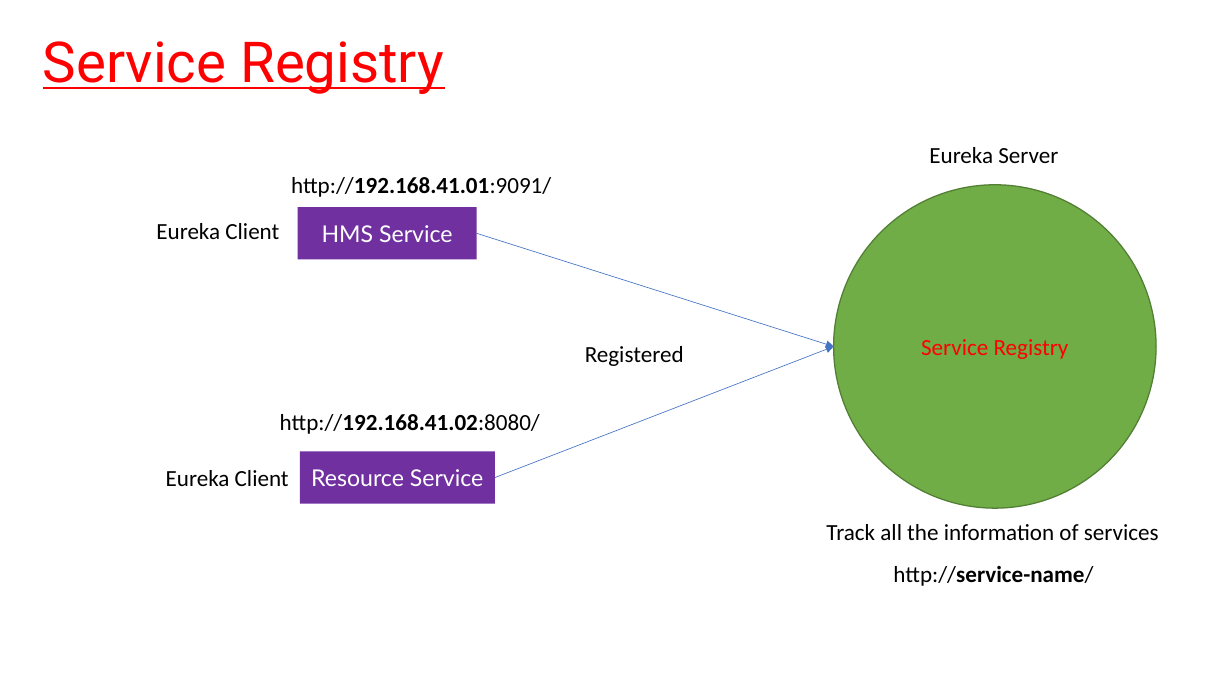
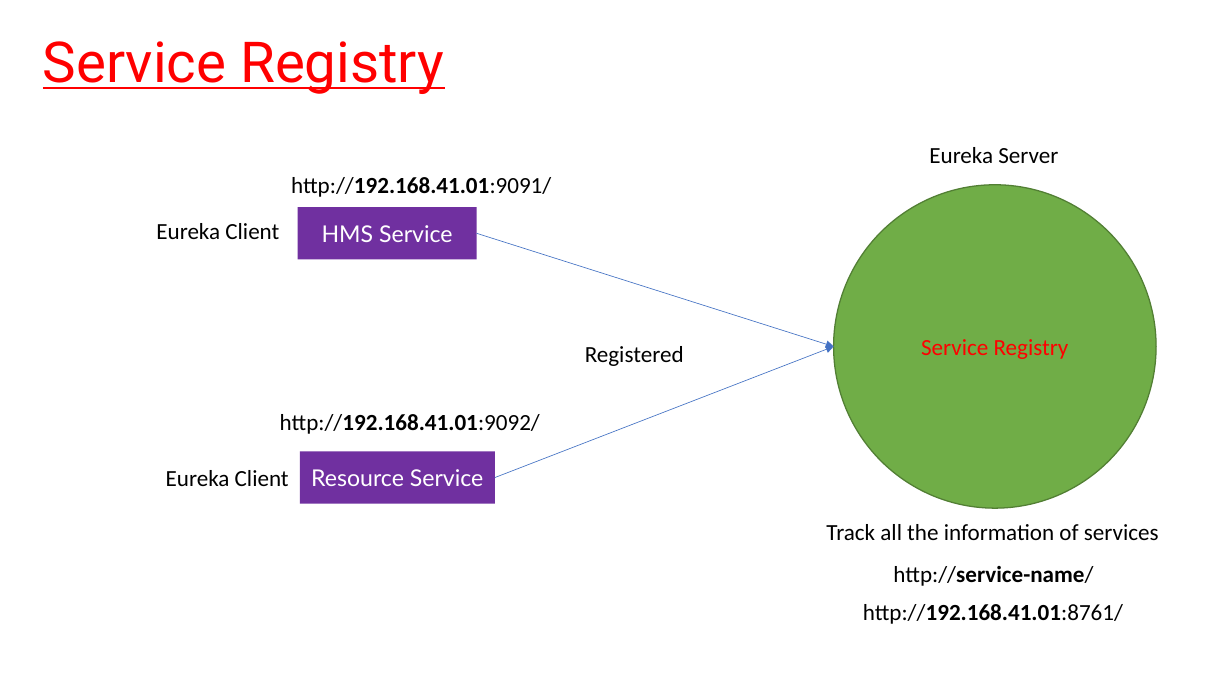
Before and after one commit to SagarPokale2000/Hospital_Management_System, a slide deck: slide 3 of documents/hms_backend.pptx. Drawn at 1232x693 pixels with LibreOffice and Linux fonts; fonts in the diff are those of the drawing. Boxes give left, top, right and bottom in pixels: in the first picture for what was removed or moved away, otherwise in the second. Text is boxed around its words. In the diff, an @@ line names an element or a change of style, - is before the commit and + after.

```diff
--- a/documents/hms_backend.pptx
+++ b/documents/hms_backend.pptx
@@ text at [280,414,540,434]: text changed @@
-http://192.168.41.02:8080/
+http://192.168.41.01:9092/
@@ text added at [863,604,1123,624], 18 pt, text #000000 @@
+http://192.168.41.01:8761/
```
Also in this commit, not shown: 13 other files.
